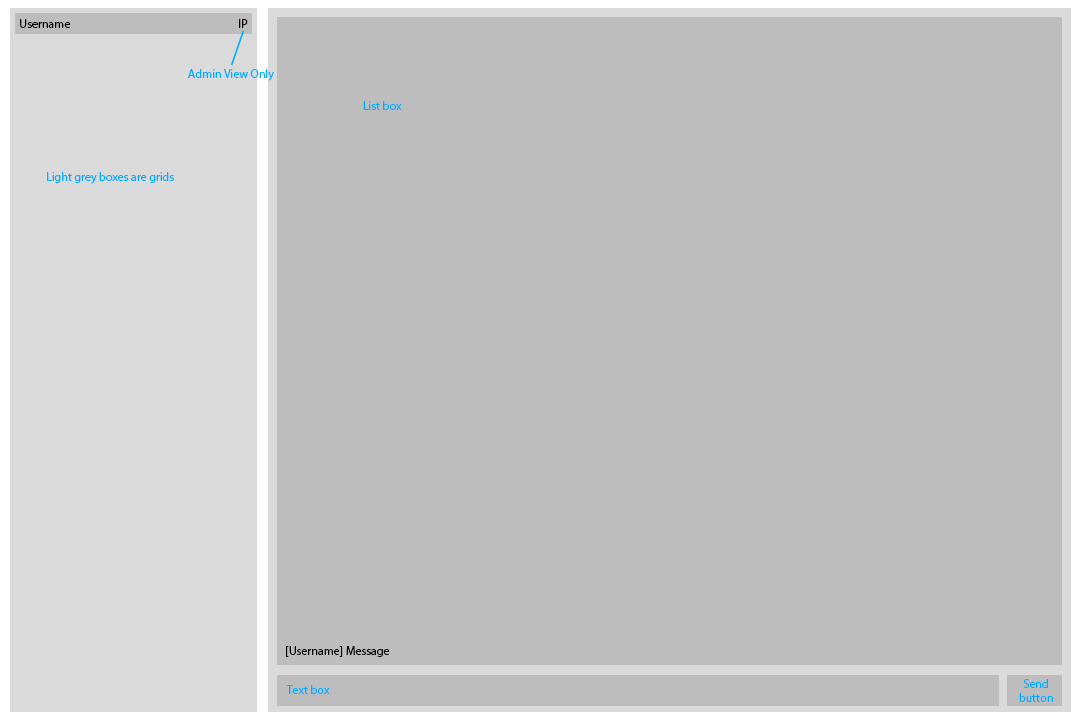
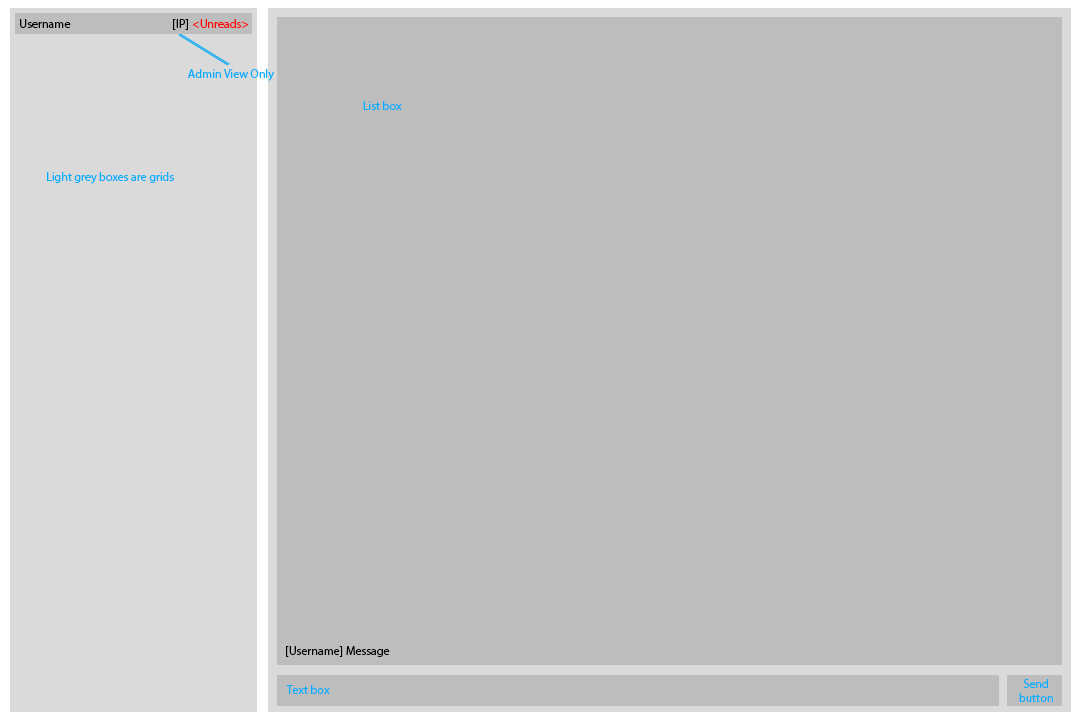
Layered file, before and after one edit (1080 x 720). Changes by layer:
painted on "Line 1" over [178, 30, 244, 66]
added layer "<Unreads>" in group "UI" over [193, 19, 248, 28]
renamed "IP" to "[IP]", painted on it over [173, 19, 248, 30]
